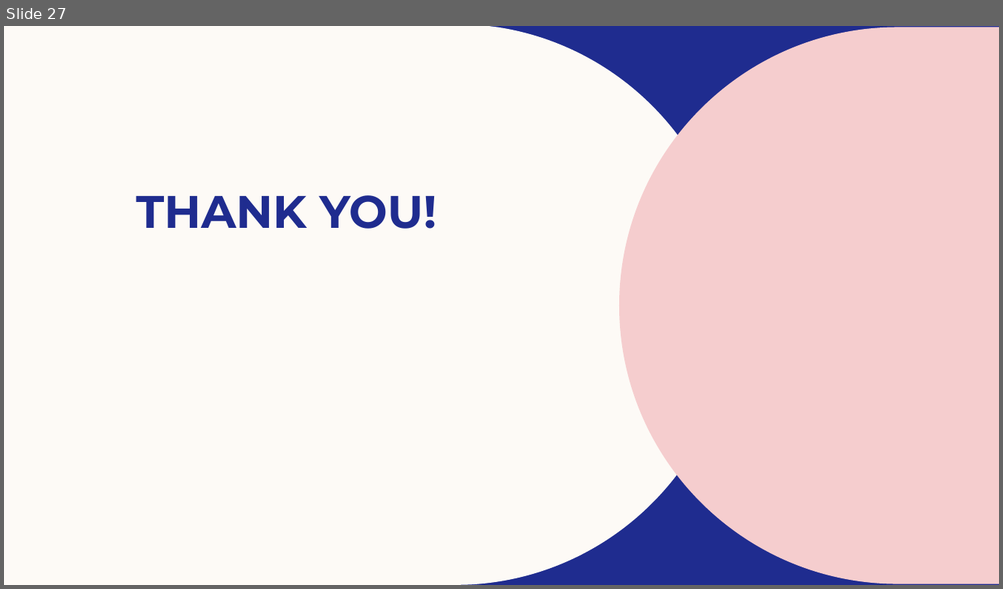
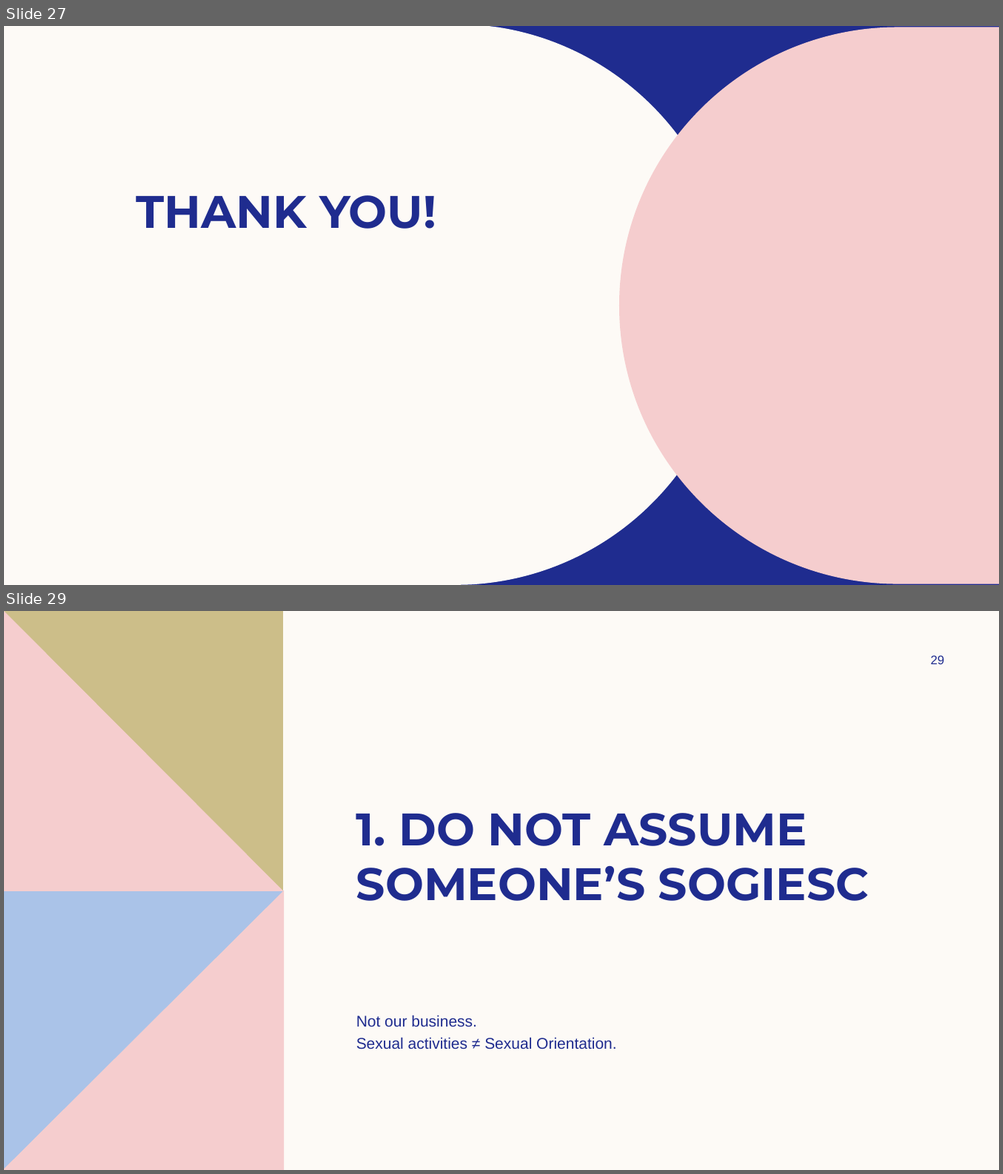
Before and after one commit to InterstellarMist/VIP-Workshop-2024, a slide deck: Gender Sensitivity Training/SOGIESC Workshop.pptx. Shown one above the other, each under a label of ours: slide 27 before the commit, slides 27 and 29 after it; the slides between them are not shown. The pictures are 1003x589 and 1003x1174 pixels, drawn with LibreOffice and Linux fonts; fonts in the diff are those of the drawing; background and template pictures are left out. Boxes give left, top, right and bottom in pixels: in the first picture for what was removed or moved away, otherwise in the second. Text is boxed around its words. In the diff, an @@ line names an element or a change of style, - is before the commit and + after.

```diff
--- a/Gender Sensitivity Training/SOGIESC Workshop.pptx
+++ b/Gender Sensitivity Training/SOGIESC Workshop.pptx
@@ slide 29 added at <box>4,611,999,1170</box>, background #FDFAF6 @@
@@ freeform shape added at <box>4,611,283,891</box>, fill #CCBE89 @@
@@ freeform shape added at <box>4,611,283,891</box>, fill #F5CDCE @@
@@ page number added at <box>930,655,945,664</box>, 12 pt, text #1F2C8F @@
+29
@@ title added at <box>356,813,869,901</box>, 44 pt, text #1F2C8F, bold @@
+1. DO NOT ASSUME SOMEONE’S SOGIESC
@@ freeform shape added at <box>4,891,284,1170</box>, fill #AAC3E8 @@
@@ freeform shape added at <box>4,891,284,1170</box>, fill #F5CDCE @@
@@ text added at <box>356,1015,616,1050</box>, 15 pt, text #1F2C8F @@
+Not our business.
+Sexual activities ≠ Sexual Orientation.
```
Also in this commit, not shown: 8 other slides added.
